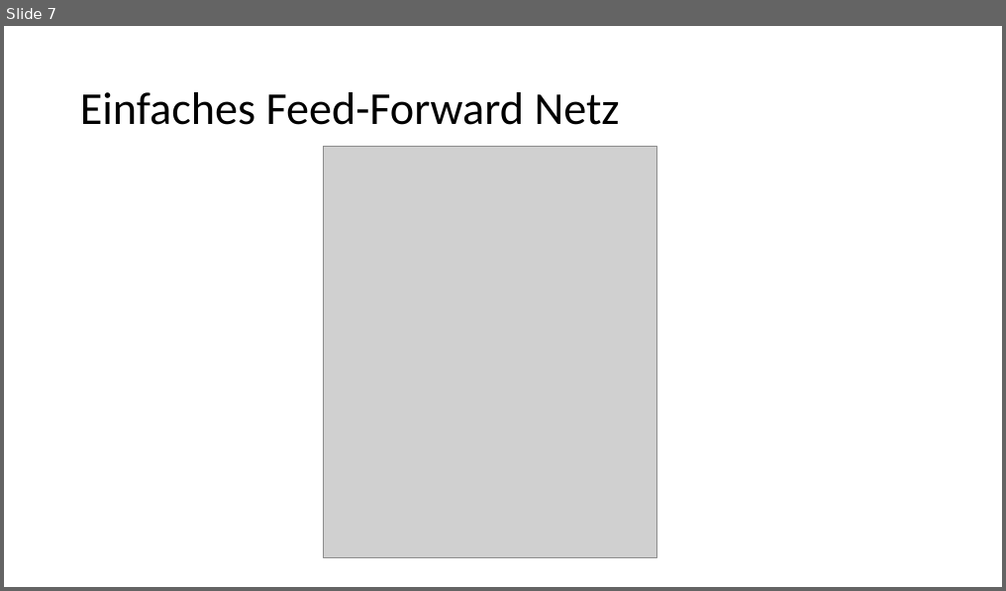
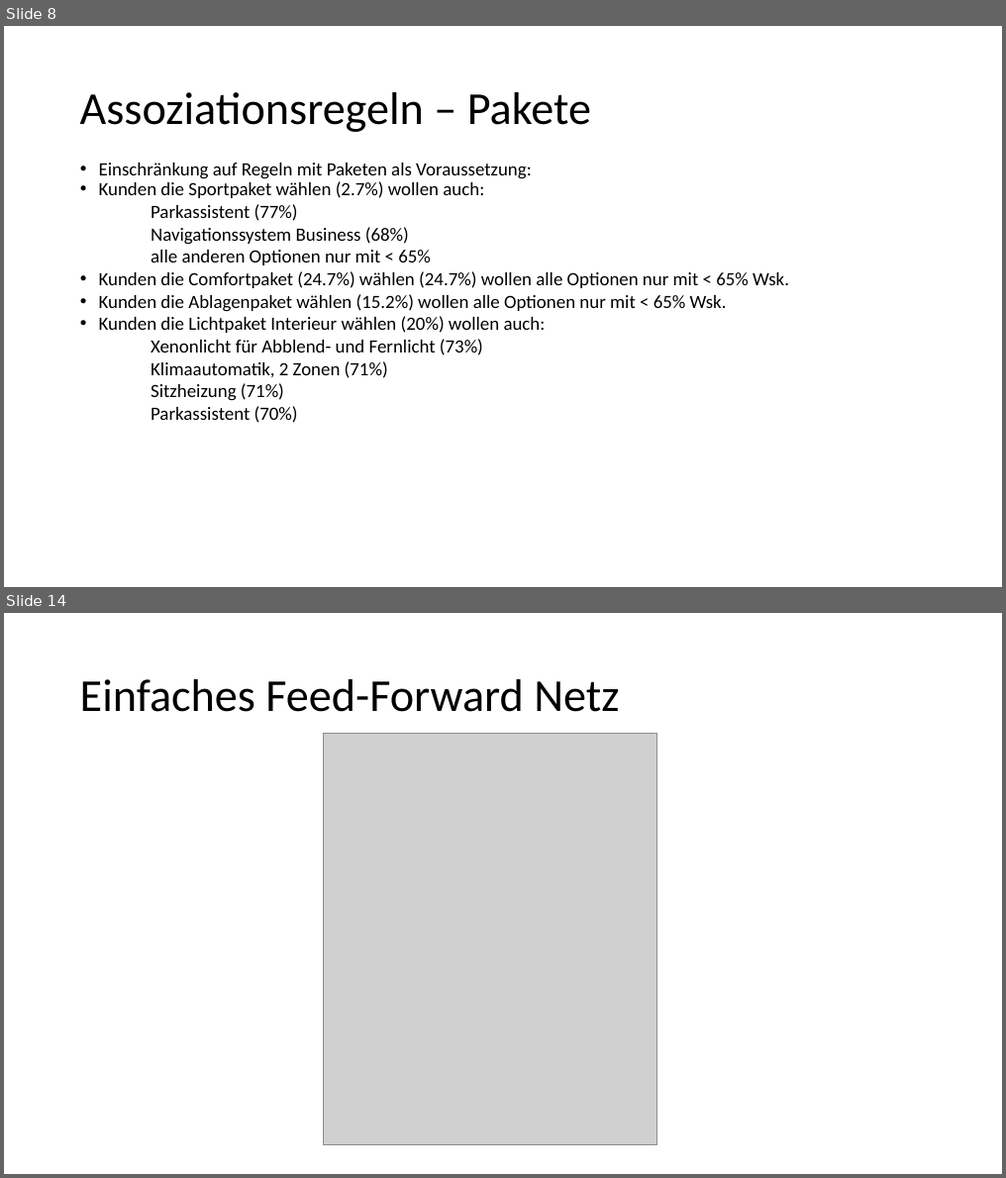
Before and after one commit to ML-KA/ag-dank, a slide deck: DANK Data Challenge.pptx. Shown one above the other, each under a label of ours: slide 7 before the commit, slides 8 and 14 after it; the slides between them are not shown. The pictures are 1006x591 and 1006x1178 pixels, drawn with LibreOffice and Linux fonts; fonts in the diff are those of the drawing; grey boxes stand for pictures. Boxes give left, top, right and bottom in pixels: in the first picture for what was removed or moved away, otherwise in the second. Text is boxed around its words. In the diff, an @@ line names an element or a change of style, - is before the commit and + after.

```diff
--- a/DANK Data Challenge.pptx
+++ b/DANK Data Challenge.pptx
@@ slide 8 added at box(4, 26, 1002, 587), background #FFFFFF @@
@@ text added at box(80, 92, 591, 132), 44 pt, text #000000 @@
+Assoziationsregeln – Pakete
@@ text added at box(99, 163, 789, 423), 18 pt, text #000000 @@
+• Einschränkung auf Regeln mit Paketen als Voraussetzung:
+• Kunden die Sportpaket wählen (2.7%) wollen auch:
+  − Parkassistent (77%)
+  − Navigationssystem Business (68%)
+  − alle anderen Optionen nur mit < 65%
+• Kunden die Comfortpaket (24.7%) wählen (24.7%) wollen alle Optionen nur mit < 65% Wsk.
+• Kunden die Ablagenpaket wählen (15.2%) wollen alle Optionen nur mit < 65% Wsk.
+• Kunden die Lichtpaket Interieur wählen (20%) wollen auch:
+  − Xenonlicht für Abblend- und Fernlicht (73%)
+  − Klimaautomatik, 2 Zonen (71%)
+  − Sitzheizung (71%)
+  − Parkassistent (70%)
@@ what was slide 7 is now slide 14 @@
```
Also in this commit, not shown: 7 slides changed, 10 other slides added, 1 other file.
